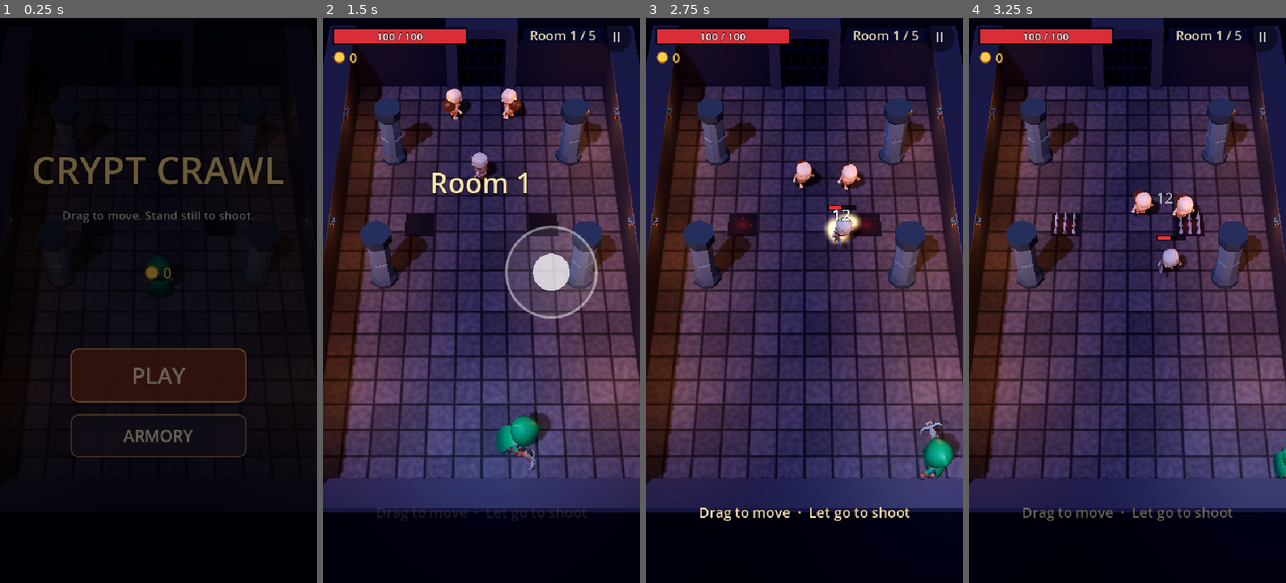
Above: before the commit, frames 1-4 (left to right).
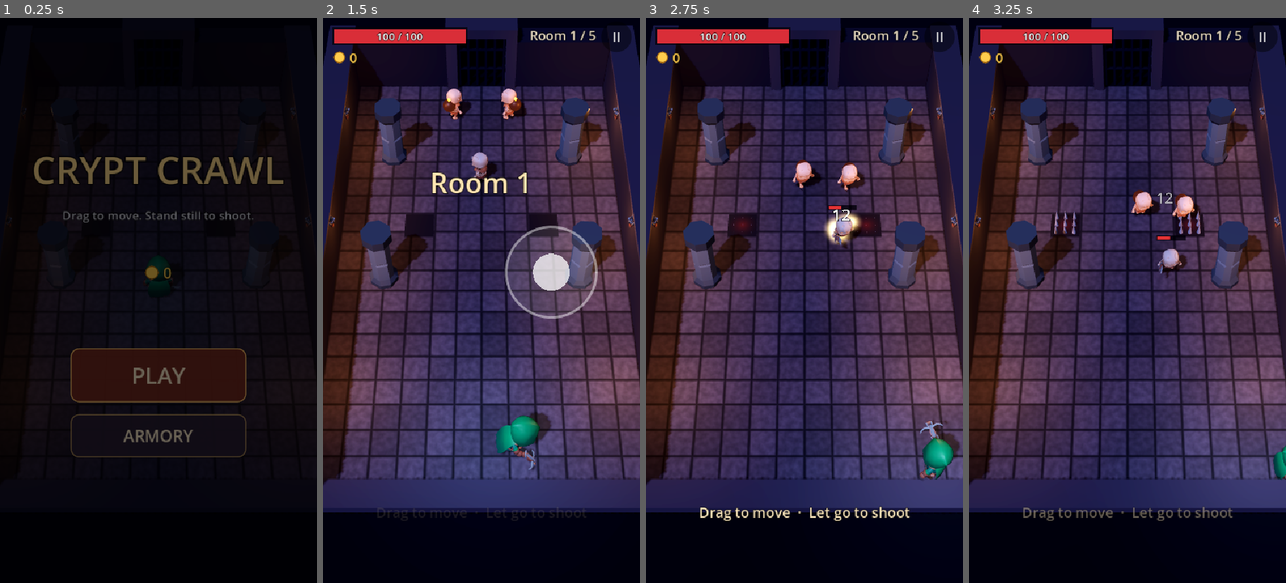
Above: after the commit, the same moments.

Repository: incorruptibleyt/AAA-GAME-DESIGN
Game: Godot game, scene res://scenes/main.tscn
The game is run twice, just before and just after one commit, with the same random seed, the same clock (stepped at 60 frames per second) and the same inputs.
Inputs (mouse positions are in pixels of both pictures, inside the frame that each line leads up to):
- Up to frame 1 (0.25 s): no input
- Up to frame 2 (1.5 s): click "PLAY" at 0.5 s; move the mouse to (551, 272) at 1.27 s; hold D from 1.28 s (still down); click (551, 272) at 1.42 s
- Up to frame 3 (2.75 s): release D at 2 s; drag from (741, 328) to (788, 413) at 2.02 s
- Up to frame 4 (3.25 s): move the mouse to (1159, 176) at 2.77 s; hold D from 2.78 s (still down)

The runs differ from the first frame. In frame 1, less than 0.1% of the frame differs, in the area x 16-17%, y 16-17%; in frame 2, 0.5%; in frame 3, 0.5%, in the area x 0-100%, y 0-82%; in frame 4, 0.5%.

Commit message:
Add elite skeletons, four new blessings and a Graphics switch
- Golden elite skeletons: tougher, bigger, more coins; more common deeper down
- New blessings: Frost Bolts, Treasure Magnet, Golden Touch, Bone Ward
- Graphics High/Low in the pause menu; Low drops shadows, glow, MSAA and
  renders 3D at 70% for smoother play on older phones; frame rate capped at 60
- Long banners use a smaller font
- Robot can test quitting a run and Blessed Start (quittest, coins=N)

Co-Authored-By: Claude Opus 5.5 (1M context) <noreply@anthropic.com>
Claude-Session: https://claude.ai/code/session_011dCkZfSyMufLvisEdWMgRS

Diff:
--- a/scripts/autoplay.gd
+++ b/scripts/autoplay.gd
@@ -2,14 +2,18 @@
 extends Node
 ## A simple robot player used to test the game without a person holding the phone.
 ## Start Godot with:  -- autoplay [god] [shop] [shots=<folder>]
-## `shop` buys what it can afford in the Armory before the first run.
+## `shop` buys what it can afford in the Armory before the first run (`coins=N` gives it
+## N coins first). `quittest` quits the first run from the pause menu and starts again.
 ## It walks through every room, picks the first blessing each time, and prints what happened.
 
 var god := false
 var start_room := 1
 var runs := 1
 var gallery := false
+var elites := false
 var shop := false
+var quit_test := false
+var _quit_done := false
 var _shopped := false
 var _gallery_t := -1.0
 var _paused_once := false
@@ -31,6 +35,12 @@
 			Game.floor_num = int(a.substr(6))
 		elif a == "shop":
 			shop = true
+		elif a == "quittest":
+			quit_test = true
+		elif a.begins_with("coins="):
+			Game.coins = int(a.substr(6))
+		elif a == "elites":
+			elites = true
 		elif a == "gallery":
 			gallery = true
 		elif a.begins_with("runs="):
@@ -91,7 +101,13 @@
 					Game._on_screen_tapped()   # try again
 		Game.State.PAUSED:
 			if Game._state_time > 1.0:
-				Game._on_screen_tapped()
+				if quit_test and not _quit_done:
+					_quit_done = true
+					print("[autoplay] quit run test")
+					_t = 0.0
+					Game._quit_to_title()
+				else:
+					Game._on_screen_tapped()
 
 		Game.State.PLAYING when gallery:
 			_gallery_step(delta)
@@ -125,7 +141,11 @@
 				a.queue_free()
 		var kinds := ["m", "w", "a", "g", "x", "t"]
 		for i in kinds.size():
-			Game.spawn_enemy(kinds[i], Vector3(-4.0 + (i % 3) * 4.0, 0, 1.5 + (i / 3) * 3.0))
+			var e := Game.spawn_enemy(kinds[i], Vector3(-4.0 + (i % 3) * 4.0, 0, 1.5 + (i / 3) * 3.0))
+			if elites and i < 3:
+				e.make_elite()
+		if elites:
+			Game.hero.ward = 1
 		Game.spawn_enemy("K", Vector3(-3, 0, -5))
 		Game.spawn_enemy("L", Vector3(3, 0, -5))
 		Game.hero.place_at(Vector3(0, 0, 7.5))
--- a/scripts/character_visual.gd
+++ b/scripts/character_visual.gd
@@ -187,6 +187,13 @@
 	_model.position = Vector3(0, bob_y, -_punch * 0.15)
 	_model.rotation = Vector3(-0.14 if _moving else 0.0, 0, sin(_bob * 0.5) * (0.07 if _moving else 0.0))
 	_model.scale = Vector3(squash, 1.0 / squash, squash)
+
+
+## Give the model a coloured glow after it's built (used for elite skeletons).
+func set_tint(col: Color) -> void:
+	_tint_mat = U.unlit(col)
+	_tint_mat.blend_mode = BaseMaterial3D.BLEND_MODE_ADD
+	_set_flash(false)
 
 
 func _set_flash(on: bool) -> void:
--- a/scripts/enemies/enemy.gd
+++ b/scripts/enemies/enemy.gd
@@ -10,6 +10,10 @@
 var drop_chance := 0.18
 ## Bosses use the big bar at the top of the screen instead of a little one.
 var is_boss := false
+## Elite skeletons are golden, bigger and tougher, and drop more coins.
+var elite := false
+
+var _slow_left := 0.0
 
 var _spawn_timer := 0.9
 var _contact_cooldown := 0.0
@@ -48,8 +52,34 @@
 	return "Skeleton"
 
 
+## Turns this skeleton into a golden elite.
+func make_elite() -> void:
+	elite = true
+	init_health(max_health * 2.2)
+	contact_damage *= 1.3
+	knockback_scale *= 0.5
+	radius *= 1.15
+	drop_chance = maxf(drop_chance, 0.5)
+	visual.scale *= 1.22
+	visual.set_tint(Color(0.32, 0.22, 0.0))
+	var glow := U.floor_quad(self, Vector2(2.4, 2.4), U.unlit(Color(1, 0.75, 0.2, 0.45), U.soft_circle()), Vector3(0, 0.05, 0))
+	glow.cast_shadow = GeometryInstance3D.SHADOW_CASTING_SETTING_OFF
+	if _bar:
+		_bar.queue_free()
+		_bar = HealthBar.attach(self)
+
+
+## Frost Bolts: walk slower for a moment.
+func chill(seconds: float) -> void:
+	if _slow_left <= 0.0:
+		Fx.magic(center(), Color(0.6, 0.9, 1.0), 8)
+	_slow_left = maxf(_slow_left, seconds)
+
+
 ## Coins dropped when destroyed. Deeper floors pay a little more.
 func coin_value() -> int:
+	if elite:
+		return 6 + 2 * (Game.floor_num - 1)
 	var base := 20 if is_boss else (1 if max_health < 30.0 * Game.health_scale() else 2)
 	return base + (Game.floor_num - 1) * (5 if is_boss else 0) + (1 if not is_boss and randf() < 0.1 * (Game.floor_num - 1) else 0)
 
@@ -80,6 +110,7 @@
 		visual.position.y = -(1.0 - k) * 1.8
 		return
 	visual.position.y = 0.0
+	_slow_left -= delta
 
 	var hero := Game.hero
 	if Game.state != Game.State.PLAYING or hero == null or hero.dead:
@@ -124,6 +155,8 @@
 	dir = dir.normalized()
 	if Room.current:
 		dir = Room.current.steer(global_position, dir, radius)
+	if _slow_left > 0.0:
+		speed_scale *= 0.55
 	move_by(dir * move_speed * speed_scale * delta, delta)
 	face(dir, 10.0, delta)
 	visual.set_moving(true)
@@ -164,6 +197,9 @@
 		Game.hero.on_kill()
 	if randf() < drop_chance + (Game.heart_bonus if drop_chance > 0.0 else 0.0):
 		Pickup.drop(global_position)
-	Pickup.drop_coins(global_position, coin_value())
+	var coins := coin_value()
+	if Game.hero and coins > 0:
+		coins = roundi(coins * (1.0 + Game.hero.coin_bonus))
+	Pickup.drop_coins(global_position, coins)
 	Game.on_enemy_died(self)
 	get_tree().create_timer(2.5, false).timeout.connect(queue_free)
--- a/scripts/game.gd
+++ b/scripts/game.gd
@@ -41,6 +41,8 @@
 var _choices: Array = []
 var _exit_arrow: Node3D
 var _start_blessing := {}
+var _env: Environment
+var _moon: DirectionalLight3D
 
 
 func _ready() -> void:
@@ -72,11 +74,14 @@
 	hud.retry_pressed.connect(func(): if state == State.DEAD and not hud.armory_visible(): _on_screen_tapped())
 	hud.music_toggled.connect(_set_music)
 	hud.sounds_toggled.connect(_set_sounds)
+	hud.graphics_toggled.connect(_set_graphics)
 
 	var cfg := _load_save()
 	coins = int(cfg.get_value("stats", "coins", 0))
 	_set_music(bool(cfg.get_value("settings", "music", true)), false)
 	_set_sounds(bool(cfg.get_value("settings", "sounds", true)), false)
+	_set_graphics(bool(cfg.get_value("settings", "high_graphics", true)), false)
+	Engine.max_fps = 60   # no need to drain the battery past what phones show
 	hud.set_coins(coins)
 
 	_build_run()
@@ -94,6 +99,7 @@
 
 func _setup_environment() -> void:
 	var env := Environment.new()
+	_env = env
 	env.background_mode = Environment.BG_COLOR
 	env.background_color = Color(0.02, 0.02, 0.035)
 	env.ambient_light_source = Environment.AMBIENT_SOURCE_COLOR
@@ -113,6 +119,7 @@
 	world.add_child(we)
 
 	var moon := DirectionalLight3D.new()
+	_moon = moon
 	moon.rotation = Vector3(deg_to_rad(-55), deg_to_rad(-35), 0)
 	moon.light_color = Color(0.55, 0.6, 0.9)
 	moon.light_energy = 0.5
@@ -421,6 +428,7 @@
 	if hero == null:
 		hero = Hero.spawn(world, room.player_start())
 	hero.place_at(room.player_start())
+	hero.new_room()
 	_snap_camera()
 	if not spawn_enemies:
 		return
@@ -436,7 +444,9 @@
 		var kind: String = s.kind
 		if kind == "K" and floor_num % 2 == 0:
 			kind = "L"   # every second floor is ruled by the Lich instead
-		spawn_enemy(kind, s.pos)
+		var e := spawn_enemy(kind, s.pos)
+		if _roll_elite(e, index):
+			e.make_elite()
 	_set_state(State.PLAYING)
 	if alive_enemies == 0:
 		room.open_door()
@@ -449,6 +459,14 @@
 		boss = e
 		hud.set_boss_name(e.display_name())
 	return e
+
+
+## Now and then a skeleton is a golden elite. Never in the very first room, and more
+## often the deeper you go.
+func _roll_elite(e: Enemy, room_index: int) -> bool:
+	if e.is_boss or e is SkeletonBomber or (floor_num == 1 and room_index == 0):
+		return false
+	return randf() < minf(0.3, 0.07 + 0.05 * (floor_num - 1))
 
 
 func on_enemy_died(e: Enemy) -> void:
@@ -610,6 +628,21 @@
 	if save:
 		var cfg := _load_save()
 		cfg.set_value("settings", "sounds", on)
+		cfg.save(SAVE_PATH)
+
+
+## High looks best; Low turns off shadows and glow and draws the 3D world at a lower
+## resolution, for smoother play on older phones.
+func _set_graphics(high: bool, save := true) -> void:
+	var vp := get_viewport()
+	vp.msaa_3d = Viewport.MSAA_2X if high else Viewport.MSAA_DISABLED
+	vp.scaling_3d_scale = 1.0 if high else 0.7
+	_env.glow_enabled = high
+	_moon.shadow_enabled = high
+	hud.set_graphics_label(high)
+	if save:
+		var cfg := _load_save()
+		cfg.set_value("settings", "high_graphics", high)
 		cfg.save(SAVE_PATH)
 
 
--- a/scripts/hero.gd
+++ b/scripts/hero.gd
@@ -17,6 +17,14 @@
 var heal_on_kill := 0.0
 ## From the Armory: survive one killing blow per run.
 var second_wind := false
+## Blessings that aren't plain numbers.
+var frost := false
+var magnet := 1.0
+var coin_bonus := 0.0
+## Bone Ward: hits blocked per room, and how many are left in this room.
+var ward_max := 0
+var ward := 0
+var _ward_bubble: MeshInstance3D
 
 var _shot_timer := 0.4
 var _invulnerable := 0.0
@@ -63,6 +71,7 @@
 func _process(delta: float) -> void:
 	if dead:
 		return
+	_update_ward_bubble()
 	if _invulnerable > 0.0:
 		_invulnerable -= delta
 		visual.set_visible_blink(_invulnerable <= 0.0 or fmod(_invulnerable, 0.12) > 0.05)
@@ -140,10 +149,18 @@
 	p.pierce = pierce
 	p.crit_chance = crit_chance
 	p.burn_dps = burn_dps
+	p.frost = frost
 
 
 func take_damage(amount: float, direction: Vector3, push: float, crit := false) -> void:
 	if not can_be_hit():
+		return
+	if ward > 0:
+		ward -= 1
+		_invulnerable = 0.7
+		Fx.magic(center(), Color(0.8, 0.9, 1.0), 24)
+		Sfx.play("upgrade", 0.6)
+		Game.shake(0.2)
 		return
 	if second_wind and amount * Game.damage_scale() >= health:
 		second_wind = false
@@ -164,6 +181,26 @@
 	_invulnerable = 0.7
 
 
+## Refills Bone Ward at the start of each room.
+func new_room() -> void:
+	ward = ward_max
+
+
+## A faint bubble around the hero while Bone Ward is up.
+func _update_ward_bubble() -> void:
+	if ward <= 0 or dead:
+		if _ward_bubble:
+			_ward_bubble.visible = false
+		return
+	if _ward_bubble == null:
+		var mat := U.unlit(Color(0.7, 0.85, 1.0, 0.18))
+		_ward_bubble = U.sphere(self, 0.95, mat, Vector3(0, 1.0, 0))
+		_ward_bubble.cast_shadow = GeometryInstance3D.SHADOW_CASTING_SETTING_OFF
+	_ward_bubble.visible = true
+	var s := 1.0 + sin(Time.get_ticks_msec() * 0.004) * 0.04
+	_ward_bubble.scale = Vector3(s, s, s)
+
+
 func _on_death() -> void:
 	visual.set_visible_blink(true)
 	visual.die()
--- a/scripts/hud.gd
+++ b/scripts/hud.gd
@@ -15,6 +15,7 @@
 signal retry_pressed
 signal music_toggled(on: bool)
 signal sounds_toggled(on: bool)
+signal graphics_toggled(high: bool)
 
 const GOLD := Color(1.0, 0.8, 0.3)
 
@@ -61,6 +62,8 @@
 var _sounds_button: Button
 var _music_on := true
 var _sounds_on := true
+var _graphics_button: Button
+var _graphics_high := true
 
 
 func _ready() -> void:
@@ -437,6 +440,9 @@
 	_sounds_button = button("Sounds: On", 26)
 	_sounds_button.pressed.connect(func(): sounds_toggled.emit(not _sounds_on))
 	col.add_child(_centered(_sounds_button))
+	_graphics_button = button("Graphics: High", 26)
+	_graphics_button.pressed.connect(func(): graphics_toggled.emit(not _graphics_high))
+	col.add_child(_centered(_graphics_button))
 	var quit := button("Quit run", 24, Color(0.1, 0.08, 0.12, 0.9), Color(0.6, 0.55, 0.6, 0.5))
 	quit.pressed.connect(func(): quit_run_pressed.emit())
 	col.add_child(_centered(quit))
@@ -584,6 +590,7 @@
 func banner(text: String, col := Color(1, 0.9, 0.7)) -> void:
 	_banner.text = text
 	_banner.label_settings.font_color = col
+	_banner.label_settings.font_size = 48 if text.length() <= 16 else 38
 	_banner_time = 2.0
 
 
@@ -628,6 +635,11 @@
 	_sounds_on = sounds
 	_music_button.text = "Music: On" if music else "Music: Off"
 	_sounds_button.text = "Sounds: On" if sounds else "Sounds: Off"
+
+
+func set_graphics_label(high: bool) -> void:
+	_graphics_high = high
+	_graphics_button.text = "Graphics: High" if high else "Graphics: Low"
 
 
 func armory_visible() -> bool:
--- a/scripts/pickup.gd
+++ b/scripts/pickup.gd
@@ -94,7 +94,7 @@
 	to.y = 0.0
 	var dist := to.length()
 	var wanted := coin or hero.health < hero.max_health
-	var magnet := COIN_MAGNET_RANGE if coin else MAGNET_RANGE
+	var magnet := (COIN_MAGNET_RANGE if coin else MAGNET_RANGE) * (hero.magnet if hero else 1.0)
 	if _homing or (wanted and dist < magnet):
 		_speed = minf(_speed + 30.0 * delta, 16.0)
 		global_position += to.normalized() * minf(_speed * delta, dist)
--- a/scripts/projectile.gd
+++ b/scripts/projectile.gd
@@ -11,6 +11,7 @@
 var push := 4.0
 var crit_chance := 0.0
 var burn_dps := 0.0
+var frost := false
 var life := 4.0
 var dir := Vector3.FORWARD
 var _hit := {}
@@ -61,6 +62,8 @@
 		a.take_damage(damage * 2.0 if crit else damage, dir, push, crit)
 		if burn_dps > 0.0 and not a.dead:
 			Burning.apply(a, burn_dps, 2.5)
+		if frost and not a.dead and a is Enemy:
+			(a as Enemy).chill(1.5)
 		if owner_team == Actor.Team.HERO:
 			Sfx.play("hit", 0.6)
 		pierce -= 1
--- a/scripts/upgrades.gd
+++ b/scripts/upgrades.gd
@@ -14,6 +14,10 @@
 	{"id": "vitality", "title": "Vitality", "text": "+30 max health and heal 30", "color": Color(0.4, 0.95, 0.5), "max": 99},
 	{"id": "harvest", "title": "Bone Harvest", "text": "Heal 4 health per kill", "color": Color(0.6, 1.0, 0.6), "max": 3},
 	{"id": "boots", "title": "Swift Boots", "text": "+12% move speed", "color": Color(0.6, 0.9, 0.8), "max": 3},
+	{"id": "frost", "title": "Frost Bolts", "text": "Hits slow enemies down", "color": Color(0.55, 0.85, 1.0), "max": 1},
+	{"id": "magnet", "title": "Treasure Magnet", "text": "Pick up hearts and coins from twice as far", "color": Color(1.0, 0.85, 0.45), "max": 1},
+	{"id": "greed", "title": "Golden Touch", "text": "+50% coins from skeletons", "color": Color(1.0, 0.78, 0.2), "max": 2},
+	{"id": "ward", "title": "Bone Ward", "text": "Block the first hit in every room", "color": Color(0.8, 0.88, 1.0), "max": 2},
 ]
 
 
@@ -34,6 +38,12 @@
 			h.heal(30.0)
 		"harvest": h.heal_on_kill += 4.0
 		"boots": h.move_speed *= 1.12
+		"frost": h.frost = true
+		"magnet": h.magnet = 2.0
+		"greed": h.coin_bonus += 0.5
+		"ward":
+			h.ward_max += 1
+			h.ward += 1
 
 
 ## Pick up to three different blessings the hero can still take.
Not shown, changed: README.md
